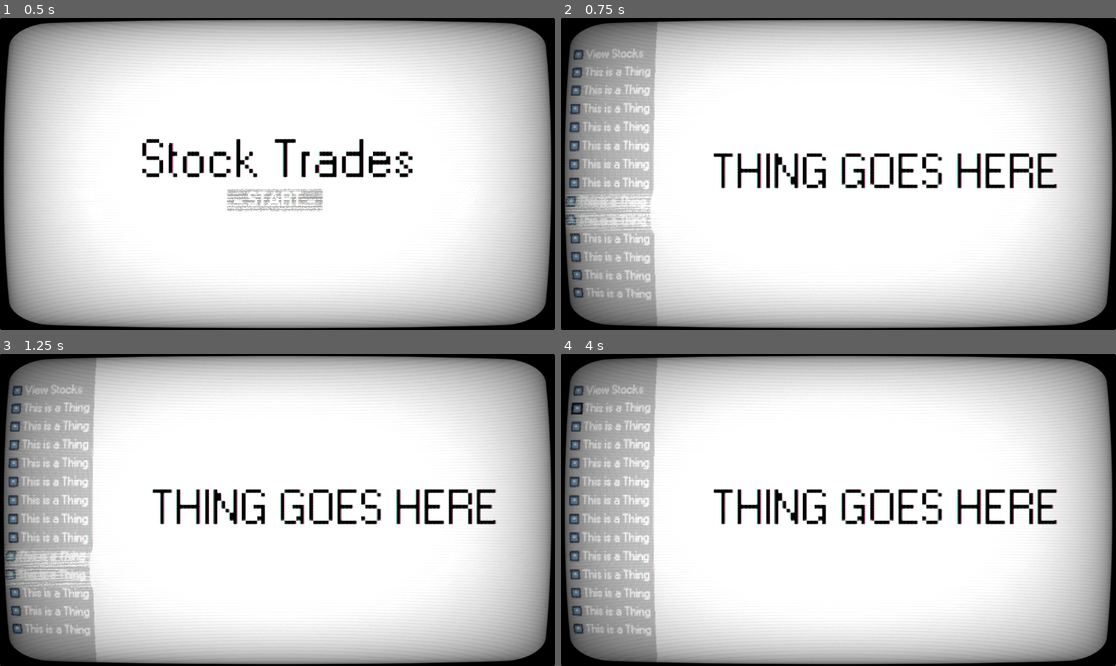
Above: before the commit, frames 1-4 (two rows, left to right).
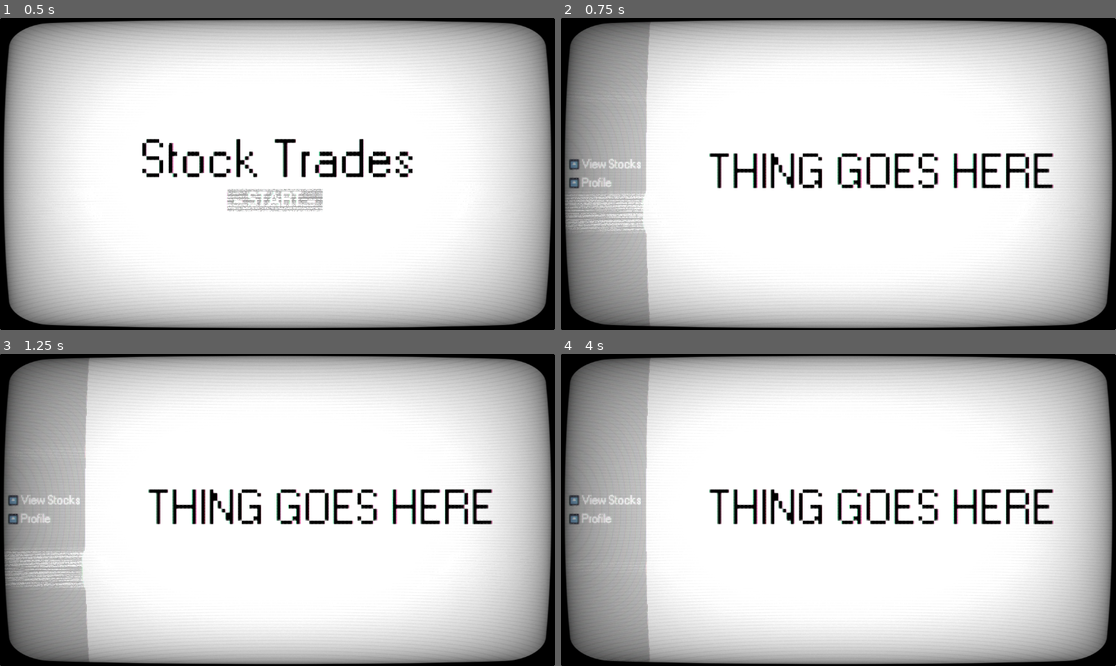
Above: after the commit, the same moments.

Repository: Shuflduf/Stock-Trading-Game
Game: Godot game, scene res://Scenes/main.tscn
Same seed, same stepped clock (60 frames per second), same inputs: the game is played once before the commit and once after it. The engine's default icon, where the game draws it, is replaced by a stand-in: a white triangle on a blue panel in a dark square.
Inputs (mouse positions are in pixels of both pictures, inside the frame that each line leads up to):
- Up to frame 1 (0.5 s): no input
- Up to frame 2 (0.75 s): click "- START -" at 0.5 s
- Up to frame 3 (1.25 s): no input
- Up to frame 4 (4 s): move the mouse to (605, 510) at 1.27 s; click (605, 510) at 1.42 s; move the mouse to (572, 388) at 2.02 s; click (572, 388) at 2.17 s; move the mouse to (605, 407) at 2.77 s; click (605, 407) at 2.92 s; move the mouse to (572, 425) at 3.52 s; click (572, 425) at 3.67 s

Frame 1 is identical in both runs. In frame 2, 7.3% of the frame differs, in the area x 0-90%, y 1-99%; in frame 3, 7.3%; in frame 4, 7.5%, in the area x 1-90%, y 1-99%.

Commit message:
things for th eprofile page

Diff:
--- /dev/null
+++ b/Scenes/Menus/profile.tscn
@@ -0,0 +1,65 @@
+[gd_scene load_steps=4 format=3 uid="uid://cpx4pfglpcrs6"]
+
+[ext_resource type="Texture2D" uid="uid://betgcy6sjqncu" path="res://icon.svg" id="1_vjnq6"]
+[ext_resource type="FontFile" uid="uid://bfamv70276jo3" path="res://Resources/Fonts/W95FA.otf" id="2_apyh0"]
+
+[sub_resource type="LabelSettings" id="LabelSettings_2ve80"]
+font = ExtResource("2_apyh0")
+font_size = 48
+font_color = Color(0, 0, 0, 1)
+
+[node name="Profile" type="Control"]
+layout_mode = 3
+anchors_preset = 15
+anchor_right = 1.0
+anchor_bottom = 1.0
+grow_horizontal = 2
+grow_vertical = 2
+
+[node name="MarginContainer" type="MarginContainer" parent="."]
+layout_mode = 1
+anchors_preset = 15
+anchor_right = 1.0
+anchor_bottom = 1.0
+grow_horizontal = 2
+grow_vertical = 2
+theme_override_constants/margin_left = 20
+theme_override_constants/margin_top = 20
+theme_override_constants/margin_right = 20
+theme_override_constants/margin_bottom = 20
+
+[node name="VBoxContainer" type="VBoxContainer" parent="MarginContainer"]
+layout_mode = 2
+theme_override_constants/separation = 125
+alignment = 1
+
+[node name="TextureRect" type="TextureRect" parent="MarginContainer/VBoxContainer"]
+custom_minimum_size = Vector2(256, 256)
+layout_mode = 2
+size_flags_horizontal = 4
+size_flags_vertical = 8
+texture = ExtResource("1_vjnq6")
+expand_mode = 1
+stretch_mode = 6
+
+[node name="HBoxContainer" type="HBoxContainer" parent="MarginContainer/VBoxContainer"]
+layout_mode = 2
+size_flags_vertical = 8
+
+[node name="Label" type="Label" parent="MarginContainer/VBoxContainer/HBoxContainer"]
+layout_mode = 2
+size_flags_horizontal = 6
+text = "Name: ME"
+label_settings = SubResource("LabelSettings_2ve80")
+
+[node name="Label2" type="Label" parent="MarginContainer/VBoxContainer/HBoxContainer"]
+layout_mode = 2
+size_flags_horizontal = 6
+text = "Money: $$"
+label_settings = SubResource("LabelSettings_2ve80")
+
+[node name="Label3" type="Label" parent="MarginContainer/VBoxContainer/HBoxContainer"]
+layout_mode = 2
+size_flags_horizontal = 6
+text = "Title: THE BEST"
+label_settings = SubResource("LabelSettings_2ve80")
--- a/Scenes/Menus/stocks.tscn
+++ b/Scenes/Menus/stocks.tscn
@@ -94,12 +94,12 @@
 text = "STOCK GOES HERE"
 label_settings = SubResource("LabelSettings_uffqd")
 
-[node name="PanelContainer7" type="PanelContainer" parent="ScrollContainer/VFlowContainer/PanelContainer6"]
+[node name="PanelContainer7" type="PanelContainer" parent="ScrollContainer/VFlowContainer"]
 layout_mode = 2
 size_flags_vertical = 3
 theme_override_styles/panel = SubResource("StyleBoxFlat_cgpof")
 
-[node name="Label" type="Label" parent="ScrollContainer/VFlowContainer/PanelContainer6/PanelContainer7"]
+[node name="Label" type="Label" parent="ScrollContainer/VFlowContainer/PanelContainer7"]
 layout_mode = 2
 text = "STOCK GOES HERE"
 label_settings = SubResource("LabelSettings_uffqd")
@@ -113,3 +113,13 @@
 layout_mode = 2
 text = "STOCK GOES HERE"
 label_settings = SubResource("LabelSettings_uffqd")
+
+[node name="PanelContainer9" type="PanelContainer" parent="ScrollContainer/VFlowContainer"]
+layout_mode = 2
+size_flags_vertical = 3
+theme_override_styles/panel = SubResource("StyleBoxFlat_cgpof")
+
+[node name="Label" type="Label" parent="ScrollContainer/VFlowContainer/PanelContainer9"]
+layout_mode = 2
+text = "STOCK GOES HERE"
+label_settings = SubResource("LabelSettings_uffqd")
--- a/Scenes/game.tscn
+++ b/Scenes/game.tscn
@@ -6,6 +6,7 @@
 [ext_resource type="Resource" uid="uid://dyumw5aefx0bd" path="res://Resources/default_stocks.tres" id="2_7bahw"]
 [ext_resource type="FontFile" uid="uid://bfamv70276jo3" path="res://Resources/Fonts/W95FA.otf" id="2_p326e"]
 [ext_resource type="PackedScene" uid="uid://bvr2uy20qdv3y" path="res://Scenes/Menus/stocks.tscn" id="3_kmg1g"]
+[ext_resource type="PackedScene" uid="uid://cpx4pfglpcrs6" path="res://Scenes/Menus/profile.tscn" id="6_5viqj"]
 
 [sub_resource type="StyleBoxFlat" id="StyleBoxFlat_axe7t"]
 bg_color = Color(1, 1, 1, 1)
@@ -62,62 +63,15 @@
 size_flags_horizontal = 0
 size_flags_vertical = 4
 
-[node name="MenuOption" parent="HBoxContainer/PanelContainer/Options" instance=ExtResource("1_ucj8x")]
+[node name="Stocks" parent="HBoxContainer/PanelContainer/Options" instance=ExtResource("1_ucj8x")]
 layout_mode = 2
 item_name = "View Stocks"
 target_scene = ExtResource("3_kmg1g")
 
-[node name="MenuOption2" parent="HBoxContainer/PanelContainer/Options" instance=ExtResource("1_ucj8x")]
+[node name="Profile" parent="HBoxContainer/PanelContainer/Options" instance=ExtResource("1_ucj8x")]
 layout_mode = 2
-item_name = "This is a Thing"
-
-[node name="MenuOption3" parent="HBoxContainer/PanelContainer/Options" instance=ExtResource("1_ucj8x")]
-layout_mode = 2
-item_name = "This is a Thing"
-
-[node name="MenuOption4" parent="HBoxContainer/PanelContainer/Options" instance=ExtResource("1_ucj8x")]
-layout_mode = 2
-item_name = "This is a Thing"
-
-[node name="MenuOption5" parent="HBoxContainer/PanelContainer/Options" instance=ExtResource("1_ucj8x")]
-layout_mode = 2
-item_name = "This is a Thing"
-
-[node name="MenuOption6" parent="HBoxContainer/PanelContainer/Options" instance=ExtResource("1_ucj8x")]
-layout_mode = 2
-item_name = "This is a Thing"
-
-[node name="MenuOption7" parent="HBoxContainer/PanelContainer/Options" instance=ExtResource("1_ucj8x")]
-layout_mode = 2
-item_name = "This is a Thing"
-
-[node name="MenuOption8" parent="HBoxContainer/PanelContainer/Options" instance=ExtResource("1_ucj8x")]
-layout_mode = 2
-item_name = "This is a Thing"
-
-[node name="MenuOption9" parent="HBoxContainer/PanelContainer/Options" instance=ExtResource("1_ucj8x")]
-layout_mode = 2
-item_name = "This is a Thing"
-
-[node name="MenuOption10" parent="HBoxContainer/PanelContainer/Options" instance=ExtResource("1_ucj8x")]
-layout_mode = 2
-item_name = "This is a Thing"
-
-[node name="MenuOption11" parent="HBoxContainer/PanelContainer/Options" instance=ExtResource("1_ucj8x")]
-layout_mode = 2
-item_name = "This is a Thing"
-
-[node name="MenuOption12" parent="HBoxContainer/PanelContainer/Options" instance=ExtResource("1_ucj8x")]
-layout_mode = 2
-item_name = "This is a Thing"
-
-[node name="MenuOption13" parent="HBoxContainer/PanelContainer/Options" instance=ExtResource("1_ucj8x")]
-layout_mode = 2
-item_name = "This is a Thing"
-
-[node name="MenuOption14" parent="HBoxContainer/PanelContainer/Options" instance=ExtResource("1_ucj8x")]
-layout_mode = 2
-item_name = "This is a Thing"
+item_name = "Profile"
+target_scene = ExtResource("6_5viqj")
 
 [node name="Content" type="MarginContainer" parent="HBoxContainer"]
 unique_name_in_owner = true
--- a/Scripts/stock.gd
+++ b/Scripts/stock.gd
@@ -5,8 +5,11 @@
 ## Name of the stock
 @export var name: String
 
-## How much of the stock is in circulation in the economy
+## Abbreviation used for the stock, should be UPPERCASE
+@export var abbreviation: String
+
+## How many shares are in circulation in the economy
 @export var quantity: int
 
-## Starting price of one stock. This value will change, and is only set here as a starting point.
+## Starting price of one share. This value will change, and is only set here as a starting point.
 @export var price: int
Not shown: 1 places in Scenes/game.tscn that only renumber resources
